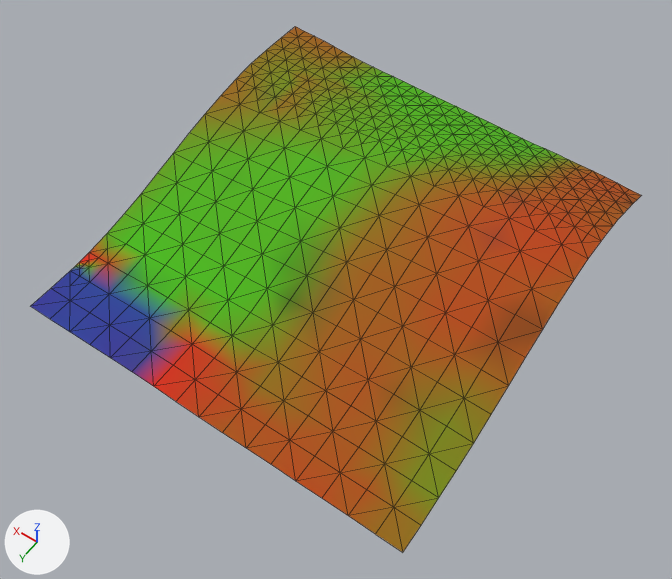
The glTF model games/yorimichi/assets/belmonte/meshes/SM_BM_BT_Terrain_4_6.glb as it was, and as the next commit left it.
Before and after are seen from a 50 mm lens placed at (-77.0, 1353.0, 453.0), pointed at (116.0, 1084.0, 29.0). The lights are fixed; the arrows at lower left show +X, +Y and +Z. The first picture is the older version. Mesh edges are drawn as thin lines.

In view in the first picture: 'SM_BM_BT_Terrain_4_6'.
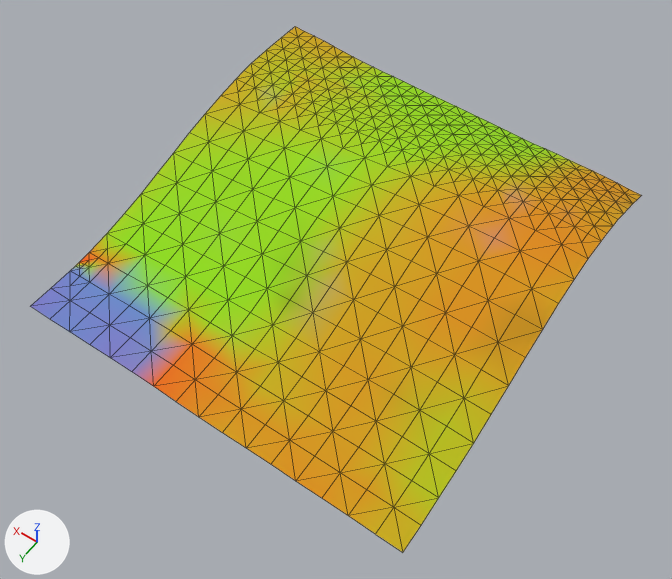
Changed parts and their boxes [x1, y1, x2, y2] in the pictures (672 x 579 px):
part 1 of me_sm_bt_terrain_4_6, recoloured (lighter): [107, 67, 569, 336] in both
part 2 of me_sm_bt_terrain_4_6, recoloured: [31, 38, 580, 552] in both
part 3 of me_sm_bt_terrain_4_6, recoloured (lighter): [80, 26, 641, 552] in both

Diff of the bpy script that builds the scene:
```diff
--- a/games/yorimichi/assets/belmonte/meshes/SM_BM_BT_Terrain_4_6.glb.py
+++ b/games/yorimichi/assets/belmonte/meshes/SM_BM_BT_Terrain_4_6.glb.py
@@ me_sm_bt_terrain_4_6 @@
 me_sm_bt_terrain_4_6.from_pydata(...)  # 528 vertices, 964 faces; spans x 0.0..256.0, y 936.0..1192.0, z 22.0..73.0
 # used by ob_sm_bm_bt_terrain_4_6; location = (0.0, 0.0, 0.0)
+# me_sm_bt_terrain_4_6 part 1: 374 faces centred in x 53.0..250.0, y 938.0..1149.0, z 26.0..69.0 are repainted in the vertex colours; the middle colour goes from green #51ae00 to green #99d700
+# me_sm_bt_terrain_4_6 part 2: 284 faces centred in x 5.0..255.0, y 938.0..1186.0, z 22.0..71.0 are repainted in the vertex colours; the middle colour goes from yellow #7d7b00 to yellow #bab900
+# me_sm_bt_terrain_4_6 part 3: 306 faces centred in x 2.0..254.0, y 938.0..1186.0, z 23.0..73.0 are repainted in the vertex colours; the middle colour goes from brown #ac5100 to yellow #d69900
 me_sm_bt_terrain_4_6.materials.append(mat_bm_000_m_terrain_034)
```
